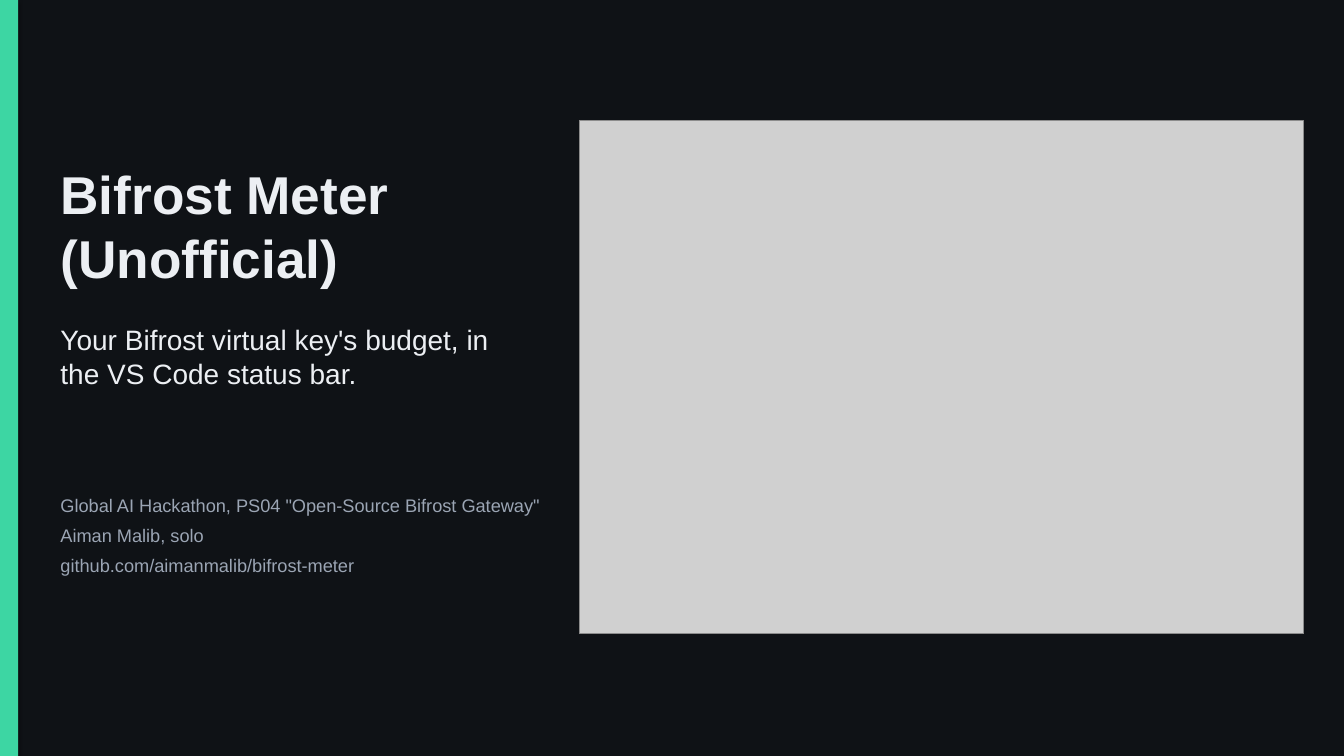
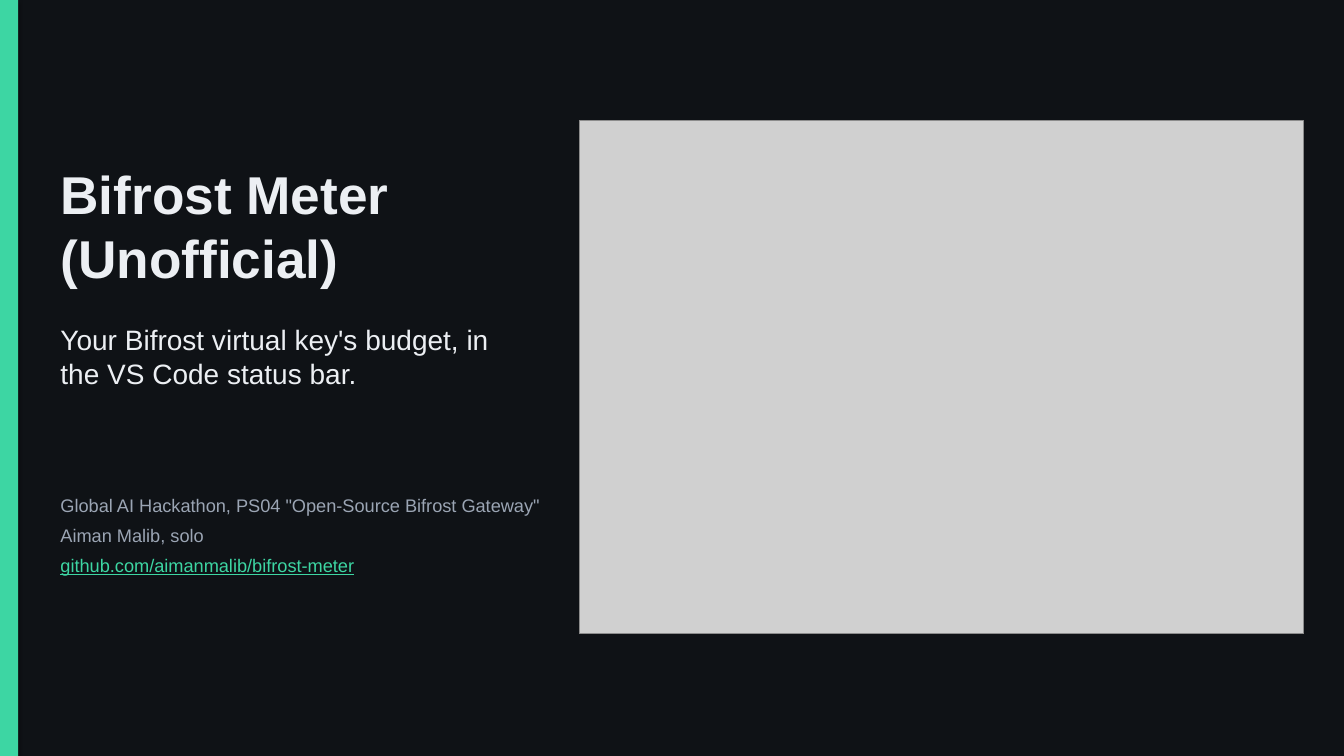
Before and after one commit to aimanmalib/bifrost-meter, a slide deck: slide 1 of deck/bifrost-meter.pptx. Drawn at 1344x756 pixels with LibreOffice and Linux fonts; fonts in the diff are those of the drawing; grey boxes stand for pictures. Boxes give left, top, right and bottom in pixels: in the first picture for what was removed or moved away, otherwise in the second. Text is boxed around its words. In the diff, an @@ line names an element or a change of style, - is before the commit and + after.

```diff
--- a/deck/bifrost-meter.pptx
+++ b/deck/bifrost-meter.pptx
@@ text at [60, 559, 354, 576]: text colour #9BA5B4 to #3DD6A3, underline on in "github.com/aimanmalib/bifrost-meter" @@
```
Also in this commit, not shown: 4 other slides changed, 4 other files.
